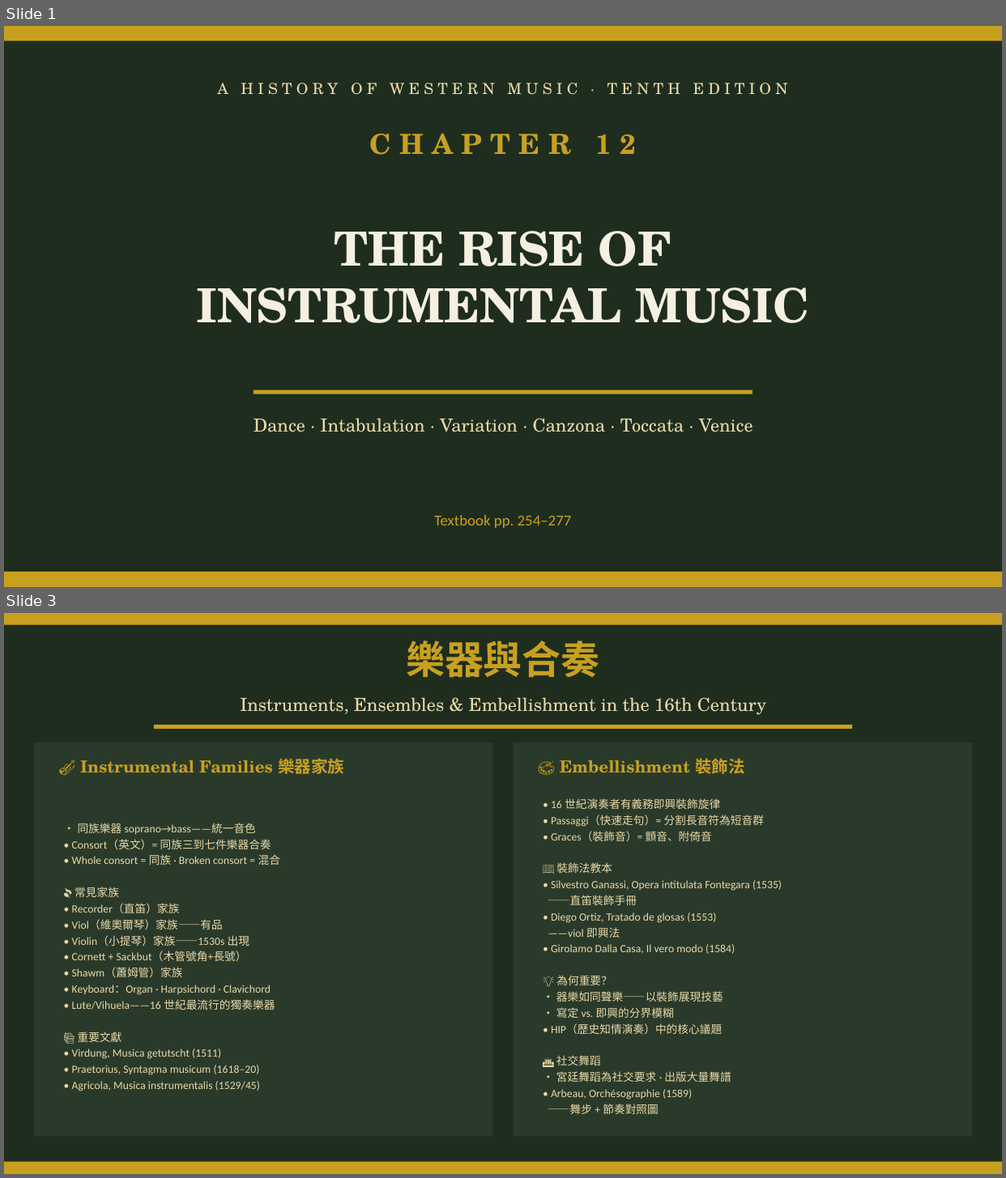
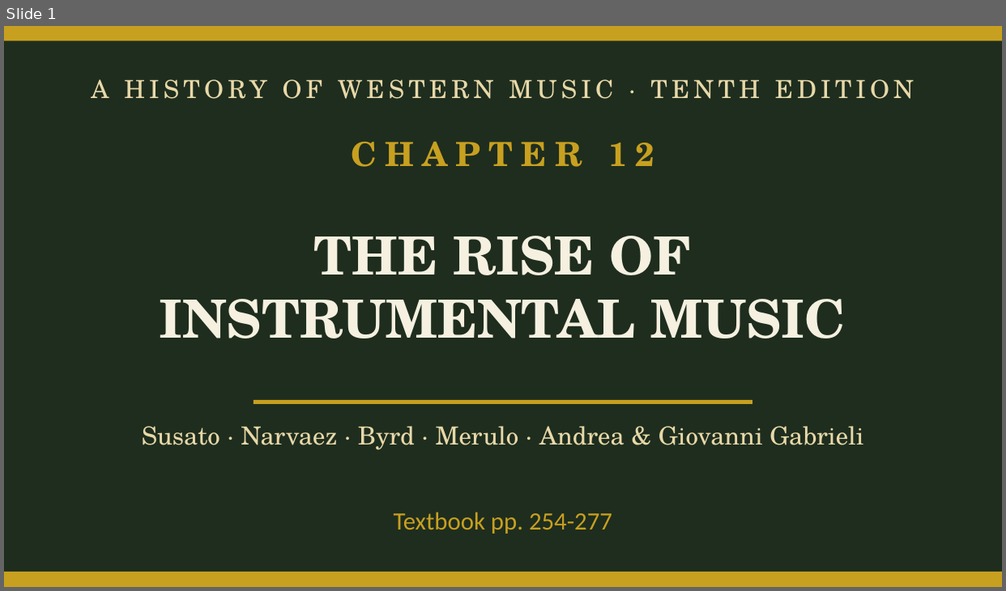
Before and after one commit to ccli-taipower/A_History_of_Western_Music, a slide deck: Ch12_Instrumental.pptx. Shown one above the other, each under a label of ours: slides 1 and 3 before the commit, slide 1 after it; the slides between them are not shown. The pictures are 1006x1178 and 1006x591 pixels, drawn with LibreOffice and Linux fonts; fonts in the diff are those of the drawing. Boxes give left, top, right and bottom in pixels: in the first picture for what was removed or moved away, otherwise in the second. Text is boxed around its words. In the diff, an @@ line names an element or a change of style, - is before the commit and + after.

```diff
--- a/Ch12_Instrumental.pptx
+++ b/Ch12_Instrumental.pptx
@@ slide 3 removed at (4, 613, 1002, 1174), background #1E2D1E @@
@@ rectangle removed at (4, 613, 1002, 625) @@
@@ text removed at (406, 641, 599, 678) @@
-樂器與合奏
@@ text removed at (240, 697, 766, 715) @@
-Instruments, Ensembles & Embellishment in the 16th Century
@@ rectangle removed at (154, 725, 852, 729) @@
@@ rectangle removed at (34, 743, 493, 1137) @@
@@ text removed at (80, 758, 344, 774) @@
-🎻 Instrumental Families 樂器家族
@@ rectangle removed at (513, 743, 972, 1137) @@
@@ text removed at (560, 758, 745, 774) @@
-🎨 Embellishment 裝飾法
@@ text removed at (548, 798, 782, 1114) @@
-• 16 世紀演奏者有義務即興裝飾旋律
-• Passaggi（快速走句）= 分割長音符為短音群
-• Graces（裝飾音）= 顫音、附倚音
-📖 裝飾法教本
-• Silvestro Ganassi, Opera intitulata Fontegara (1535)
-——直笛裝飾手冊
-• Diego Ortiz, Tratado de glosas (1553)
-——viol 即興法
-• Girolamo Dalla Casa, Il vero modo (1584)
-💡 為何重要？
-• 器樂如同聲樂——以裝飾展現技藝
-• 寫定 vs. 即興的分界模糊
-• HIP（歷史知情演奏）中的核心議題
-🏛 社交舞蹈
-• 宮廷舞蹈為社交要求 · 出版大量舞譜
-• Arbeau, Orchésographie (1589)
-——舞步 + 節奏對照圖
@@ text removed at (72, 823, 280, 1092) @@
-• 同族樂器 soprano→bass——統一音色
-• Consort（英文）= 同族三到七件樂器合奏
-• Whole consort = 同族 · Broken consort = 混合
-🎵 常見家族
-• Recorder（直笛）家族
-• Viol（維奧爾琴）家族——有品
-• Violin（小提琴）家族——1530s 出現
-• Cornett + Sackbut（木管號角+長號）
-• Shawm（蕭姆管）家族
-• Keyboard：Organ · Harpsichord · Clavichord
-• Lute/Vihuela——16 世紀最流行的獨奏樂器
-📚 重要文獻
-• Virdung, Musica getutscht (1511)
-• Praetorius, Syntagma musicum (1618–20)
-• Agricola, Musica instrumentalis (1529/45)
@@ rectangle removed at (4, 1162, 1002, 1174) @@
@@ slide 1 changed as well @@
@@ text "A HISTORY OF WESTERN MUSIC ..." at (91, 79, 914, 99): size 11 to 18 pt @@
@@ text "CHAPTER 12" at (351, 141, 654, 167): size 20 to 24 pt @@
@@ text "THE RISE OF" at (160, 236, 846, 339): size 34 to 38 pt @@
@@ 2 texts, 1 rectangle: place and size @@
-2 texts, 1 rectangle at (196, 134, 809, 395)
+2 texts, 1 rectangle at (160, 141, 846, 404)
@@ text at (142, 426, 863, 450): text changed; size 13 to 18 pt @@
-Dance · Intabulation · Variation · Canzona · Toccata · Venice
+Susato · Narvaez · Byrd · Merulo · Andrea & Giovanni Gabrieli
@@ text at (394, 512, 612, 534): text changed; size 11 to 18 pt @@
-Textbook pp. 254–277
+Textbook pp. 254-277
```
Also in this commit, not shown: 27 slides added, 8 other slides removed, 37 other files.
